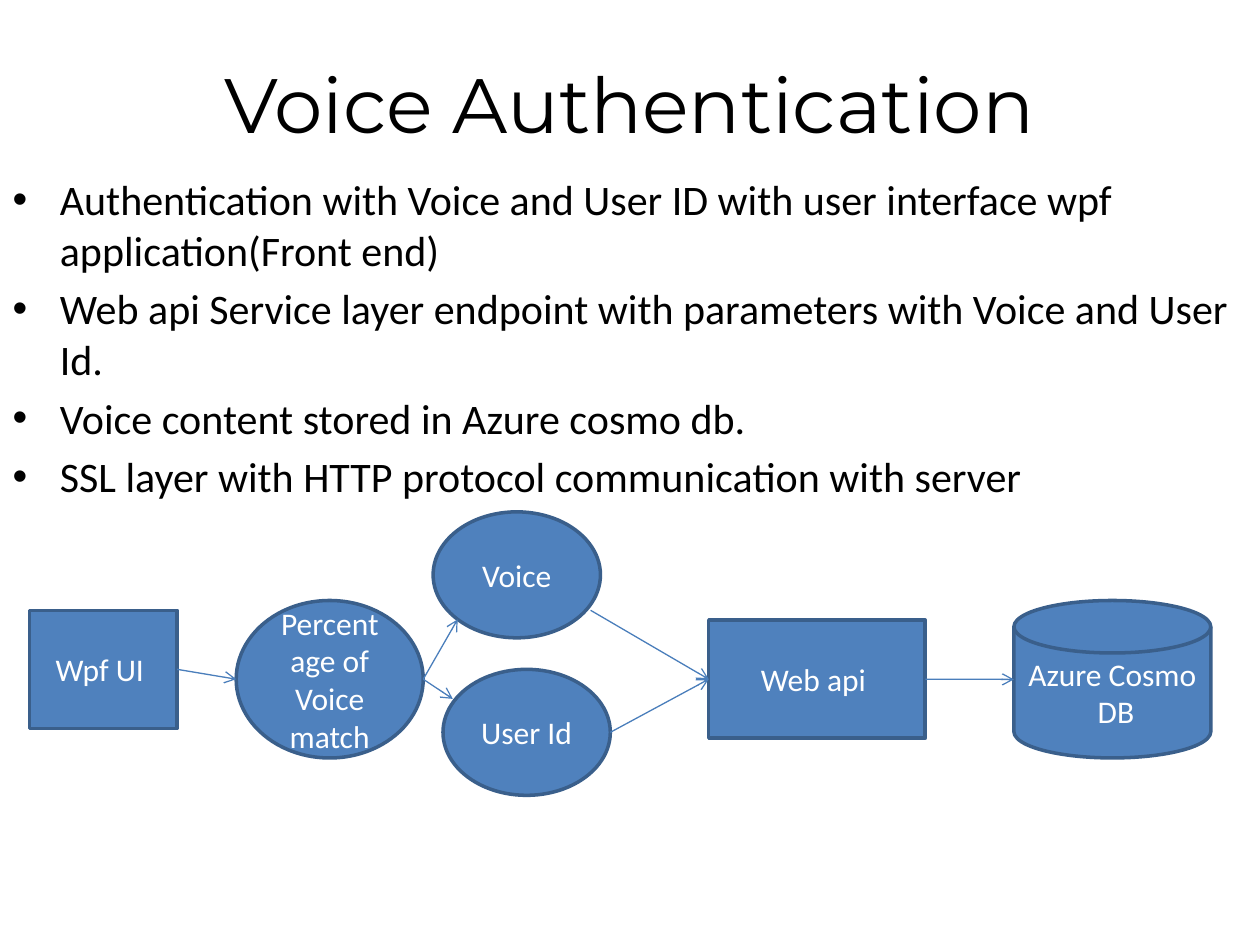
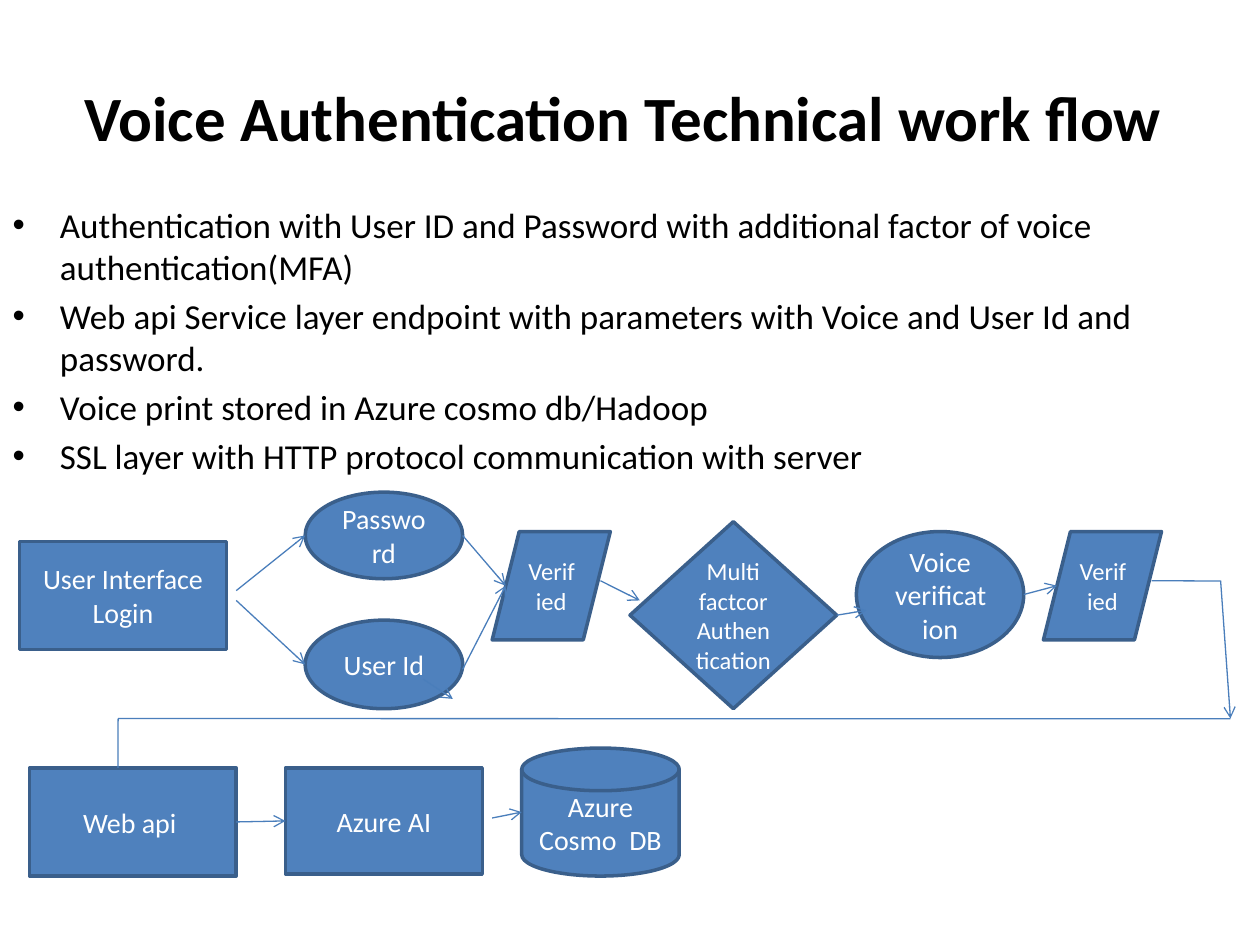
Before and after one commit to Dasharath009/VoiceAuthentication, a slide deck: slide 5 of Voice Authentication.pptx (slide 1 before the commit). Drawn at 1260x945 pixels with LibreOffice and Linux fonts; fonts in the diff are those of the drawing. Boxes give left, top, right and bottom in pixels: in the first picture for what was removed or moved away, otherwise in the second. Text is boxed around its words. In the diff, an @@ line names an element or a change of style, - is before the commit and + after.

Commit message:
Add files via upload
Added ppt with technical skills and work flow for identification voice biometric.

```diff
--- a/Voice Authentication.pptx
+++ b/Voice Authentication.pptx
@@ title at (84, 96, 1161, 142): text changed; size 44 to 36 pt; font Montserrat to Calibri; bold on @@
-Voice Authentication
+Voice Authentication Technical work flow
@@ text "Authentication with User ID and ...": place and size @@
-text "Authentication with User ID and ..." at (60, 185, 1228, 499)
+text "Authentication with User ID and ..." at (60, 213, 1131, 475)
@@ text at (60, 213, 1131, 426): text changed; size 24 to 20 pt @@
-• Authentication with Voice and User ID with user interface wpf application(Front end)
-• Web api Service layer endpoint with parameters with Voice and User Id.
-• Voice content stored in Azure cosmo db.
+• Authentication with User ID and Password with additional factor of voice authentication(MFA)
+• Web api Service layer endpoint with parameters with Voice and User Id and password.
+• Voice print stored in Azure cosmo db/Hadoop
@@ text at (60, 444, 862, 475): size 24 to 20 pt in "SSL layer with HTTP protocol communication with ..." @@
@@ ellipse added at (305, 493, 462, 580), fill #4F81BD, outline #3A5F8C 2 pt, 16 pt, text #FFFFFF @@
+Password
@@ arrow added from (236, 591) to (305, 536), #4B7EBC 0.75 pt @@
@@ arrow added from (462, 536) to (505, 586), #4B7EBC 0.75 pt @@
@@ parallelogram added at (493, 532, 611, 640), fill #4F81BD, outline #3A5F8C 2 pt, 14 pt, text #FFFFFF @@
+Verified
@@ diamond added at (630, 522, 837, 708), fill #4F81BD, outline #3A5F8C 2 pt, 14 pt, text #FFFFFF @@
+Multi factcor Authentication
@@ ellipse "Voice verification": place and size @@
-ellipse "Voice verification" at (433, 512, 601, 638)
+ellipse "Voice verification" at (857, 532, 1024, 658)
@@ parallelogram added at (1043, 532, 1162, 640), fill #4F81BD, outline #3A5F8C 2 pt, 14 pt, text #FFFFFF @@
+Verified
@@ rectangle added at (20, 542, 227, 650), fill #4F81BD, outline #3A5F8C 2 pt, 16 pt, text #FFFFFF @@
+User Interface Login
@@ text in ellipse at (909, 553, 970, 572): text changed; size 18 to 16 pt @@
-Voice
+Voice verification
@@ arrow moved from (423, 679) - (457, 620) to (462, 669) - (505, 586) @@
@@ arrow moved from (591, 610) - (709, 679) to (601, 581) - (640, 601) @@
@@ arrow added from (1024, 595) to (1057, 586), #4B7EBC 0.75 pt @@
@@ line added from (1152, 581) to (1221, 581), #4B7EBC 0.75 pt @@
@@ arrow added from (1221, 581) to (1231, 718), #4B7EBC 0.75 pt @@
@@ rectangle removed at (29, 610, 176, 728) @@
-Wpf UI
@@ arrow moved from (178, 669) - (236, 679) to (236, 601) - (305, 664) @@
@@ ellipse removed at (236, 601, 422, 759) @@
-Percentage of Voice match
@@ ellipse "User Id": place and size @@
-ellipse "User Id" at (444, 669, 611, 795)
+ellipse "User Id" at (305, 620, 462, 708)
@@ arrow added from (837, 615) to (867, 610), #4B7EBC 0.75 pt @@
@@ arrow removed from (925, 679) to (1014, 679) @@
@@ arrow moved from (610, 732) - (709, 679) to (118, 718) - (1231, 718) @@
@@ arrow (118, 718) - (1231, 718): arrow to line @@
@@ line added from (118, 718) to (118, 767), #4B7EBC 0.75 pt @@
@@ size 18 to 16 pt in 3 elements at (305, 620, 462, 708), (29, 767, 236, 876), (522, 748, 679, 877) @@
@@ cylinder "Azure Cosmo DB": place and size @@
-cylinder "Azure Cosmo DB" at (1014, 601, 1211, 759)
+cylinder "Azure Cosmo DB" at (522, 748, 679, 877)
@@ rectangle "Web api": place and size @@
-rectangle "Web api" at (709, 620, 926, 738)
+rectangle "Web api" at (29, 767, 236, 876)
@@ rectangle added at (286, 767, 483, 873), fill #4F81BD, outline #3A5F8C 2 pt, 16 pt, text #FFFFFF @@
+Azure AI
@@ arrow added from (236, 822) to (286, 822), #4B7EBC 0.75 pt @@
@@ arrow added from (493, 818) to (522, 813), #4B7EBC 0.75 pt @@
```
Also in this commit, not shown: 4 slides added.
